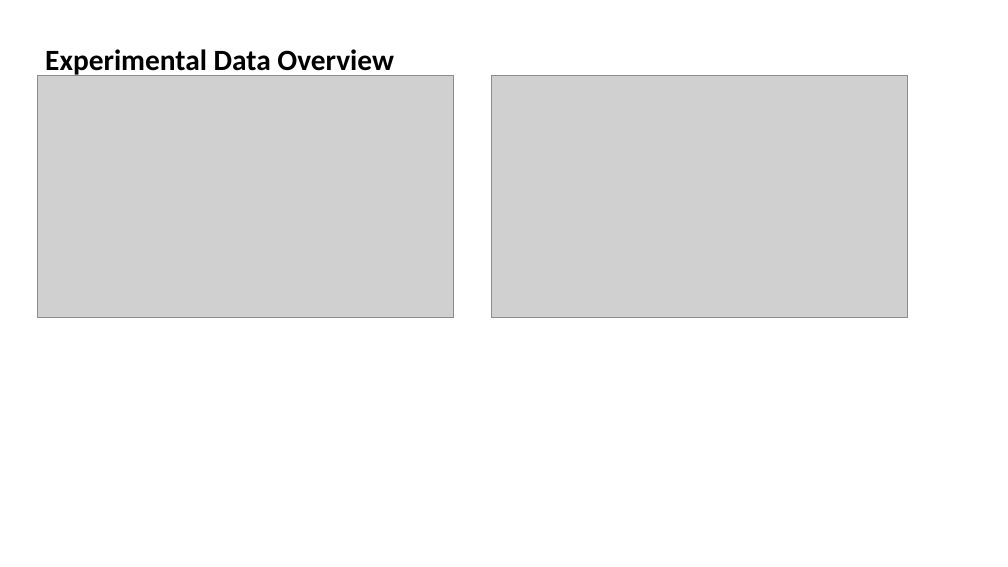
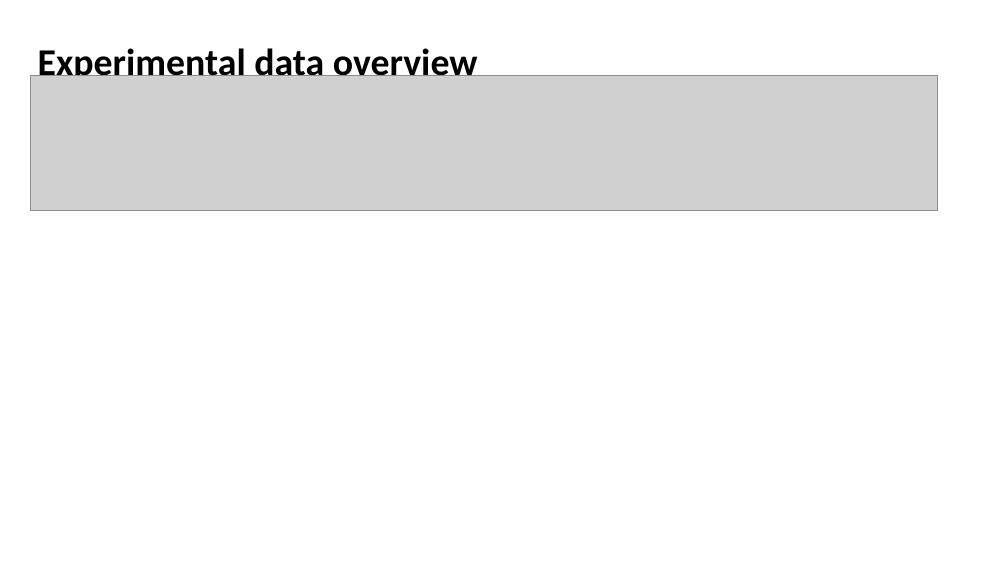
Before and after one commit to anuarsantoyo/quantum-ml, a slide deck: slide 12 of notes/presentations/26-07-03/presentation-03-07-2026.pptx. Drawn at 1008x567 pixels with LibreOffice and Linux fonts; fonts in the diff are those of the drawing; grey boxes stand for pictures. Boxes give left, top, right and bottom in pixels: in the first picture for what was removed or moved away, otherwise in the second. Text is boxed around its words. In the diff, an @@ line names an element or a change of style, - is before the commit and + after.

Commit message:
fix: rebuild PPTX with full-width text, images alongside text where possible

```diff
--- a/notes/presentations/26-07-03/presentation-03-07-2026.pptx
+++ b/notes/presentations/26-07-03/presentation-03-07-2026.pptx
@@ text at box(38, 44, 478, 76): text changed; size 28 to 36 pt @@
-Experimental Data Overview
+Experimental data overview
@@ picture: place and size @@
-picture at box(38, 76, 454, 318)
+picture at box(30, 76, 938, 210)
@@ picture removed at box(492, 76, 907, 318) @@
```
Also in this commit, not shown: 1 other slide changed, 30 slides added, 31 slides removed.
